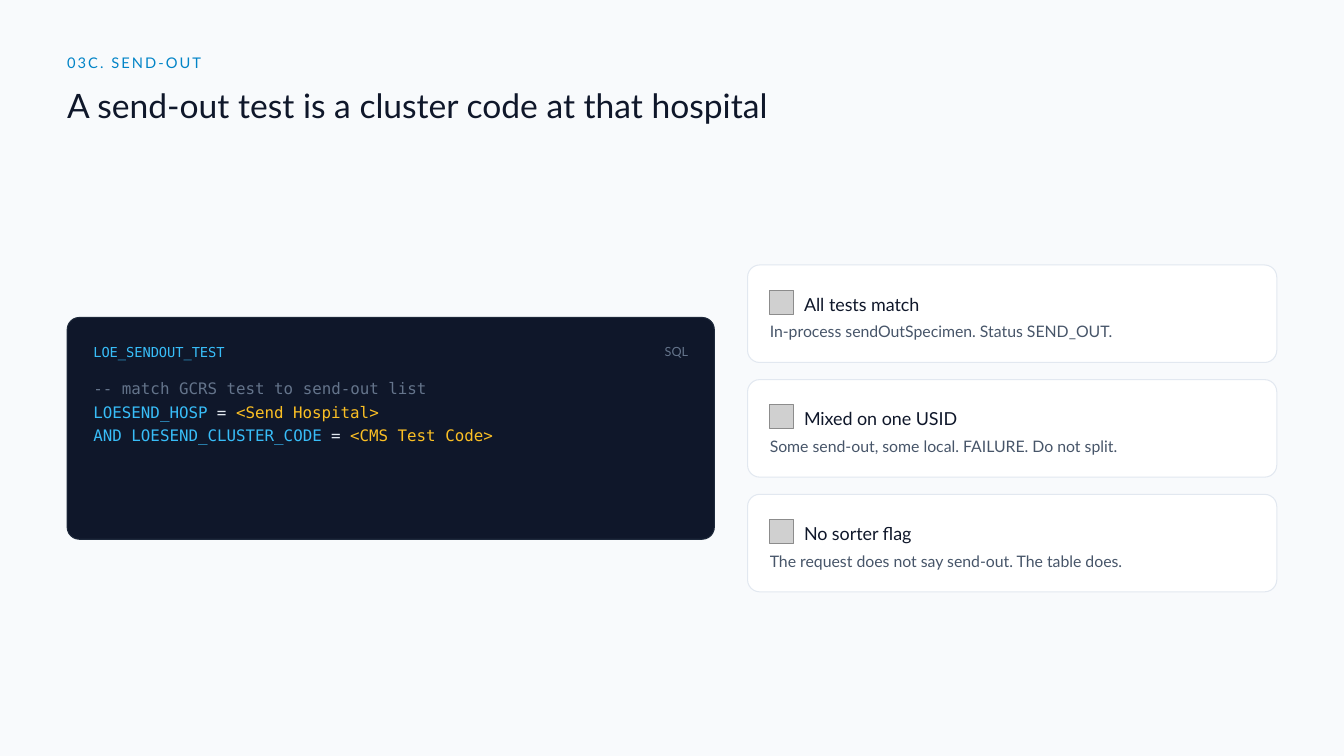
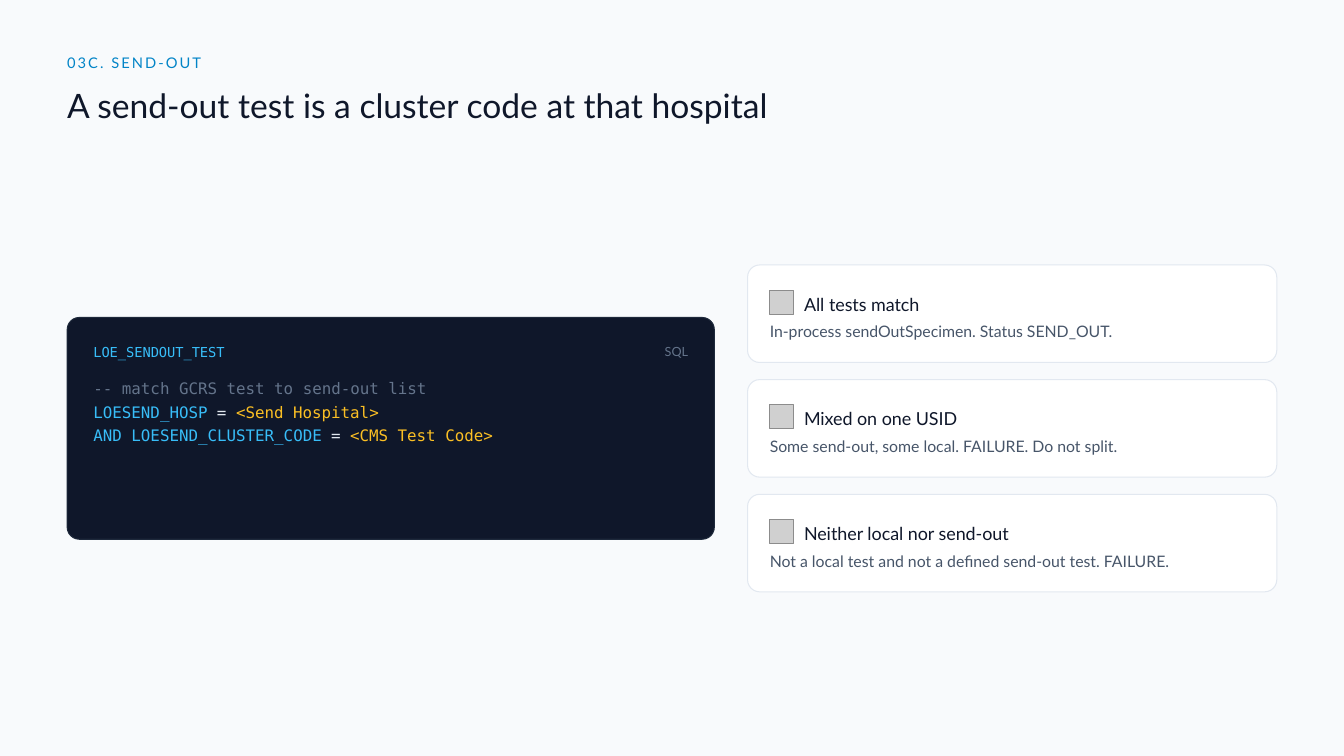
Before and after one commit to DragonChong/HA-Notes, a slide deck: slide 9 of SDLC/Projects/TMP-specimen-sorter-api — Specimen Sorter API/assets/Specimen Sorter API v3.pptx. Drawn at 1344x756 pixels with LibreOffice and Linux fonts; fonts in the diff are those of the drawing; grey boxes stand for pictures. Boxes give left, top, right and bottom in pixels: in the first picture for what was removed or moved away, otherwise in the second. Text is boxed around its words. In the diff, an @@ line names an element or a change of style, - is before the commit and + after.

```diff
--- a/SDLC/Projects/TMP-specimen-sorter-api — Specimen Sorter API/assets/Specimen Sorter API v3.pptx
+++ b/SDLC/Projects/TMP-specimen-sorter-api — Specimen Sorter API/assets/Specimen Sorter API v3.pptx
@@ text at (x1=804, y1=526, x2=1009, y2=540): text changed @@
-No sorter flag
+Neither local nor send-out
@@ text at (x1=770, y1=555, x2=1169, y2=567): text changed @@
-The request does not say send-out. The table does.
+Not a local test and not a defined send-out test. FAILURE.
```
Also in this commit, not shown: 1 other file.
